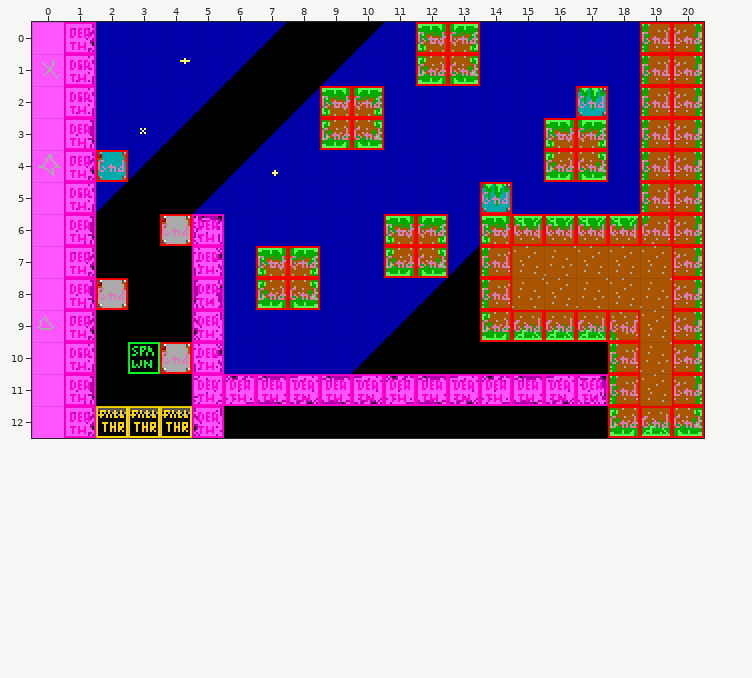
Tiled map, stored at levels/1402.tmx. The picture above was drawn from the file before the commit.
Cells are 16x16 px. Shown: x 0..20, y 0..12.
After:
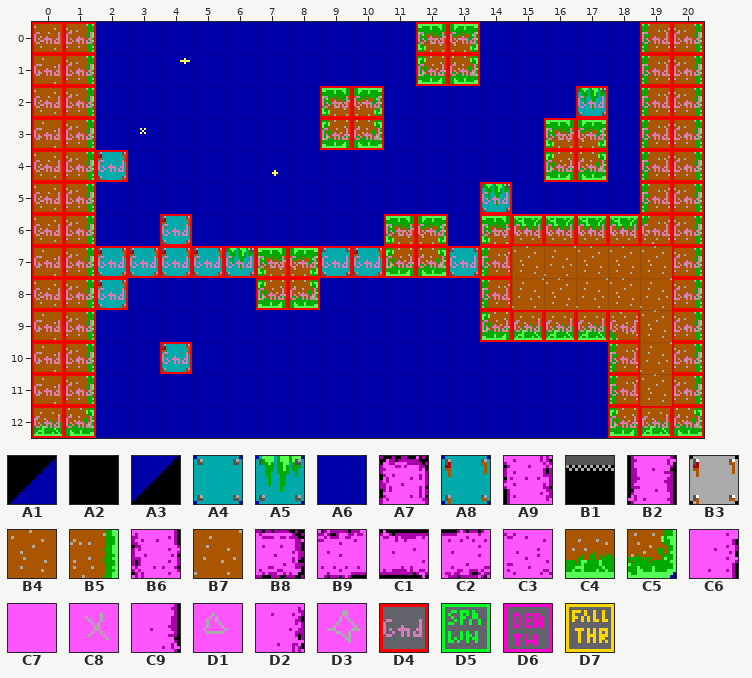
Key: from "Tileset": A1 15, A2 17, A3 35, A4 40, A5 41, A6 44, A7 54, A8 60, A9 74, B1 77, B2 94, B3 99, B4 102, B5 103, B6 114, B7 122, B8 135, B9 153, C1 154, C2 155, C3 174, C4 182, C5 183, C6 194, C7 197, C8 198, C9 214, D1 219, D2 234, D3 239; from "obj_layer": D4 1, D5 2, D6 3, D7 4.
__ is an empty cell.
Change:
Layer "bg":
The author changed tile A3 to tile A4 in row 7 at x 13.
The author changed tile A6 to tile A4 in row 7 at x 9.
The author changed tile A6 to tile A5 in row 7 at x 6.
The author changed tile A1 to tile A6 in row 0 at x 10; in row 1 at x 9; in row 2 at x 8; in row 3 at x 7; in row 4 at x 6; in row 5 at x 5.
The author changed tile A2 to tile A6 in row 0 at x 8 to 9; in row 1 at x 7 to 8; in row 2 at x 6 to 7; in row 3 at x 5 to 6; in row 4 at x 4 to 5; in row 5 at x 3 to 4.
The author changed tile A2 to tile A6 in row 6 at x 2 to 3; in row 8 at x 3 to 4 and 13; in row 9 at x 2 to 4 and 12 to 13; in row 10 at x 2 to 3 and 11 to 17; in row 11 at x 2 to 4; in row 12 at x 6 to 17.
The author changed tile A3 to tile A6 in row 0 at x 7; in row 1 at x 6; in row 2 at x 5; in row 3 at x 4; in row 4 at x 3; in row 5 at x 2.
The author changed tile A3 to tile A6 in row 8 at x 12; in row 9 at x 11; in row 10 at x 10.
The author changed tile A7 to tile A6 in row 6 at x 5.
The author changed tile A9 to tile A6 in row 10 at x 5.
The author changed tile B1 to tile A6 in row 12 at x 2 to 4.
The author changed tile B2 to tile A6 in row 8 at x 5.
The author changed tile B6 to tile A6 in row 9 at x 5; in row 12 at x 5.
The author changed tile B8 to tile A6 in row 11 at x 17.
The author changed tile B9 to tile A6 in row 11 at x 6, 11 and 14.
The author changed tile C1 to tile A6 in row 11 at x 7, 9, 12 and 15.
The author changed tile C2 to tile A6 in row 11 at x 8, 10, 13 and 16.
The author changed tile C3 to tile A6 in row 11 at x 5.
The author changed tile A2 to tile A8 in row 7 at x 2 to 4.
The author changed tile A6 to tile A8 in row 7 at x 10.
The author changed tile A9 to tile A8 in row 7 at x 5.
The author changed tile B3 to tile A8 in row 6 at x 4; in row 8 at x 2; in row 10 at x 4.
The author changed tile C7 to tile B4 in row 0 at x 0; in row 2 at x 0; in rows 5 to 6 at x 0; in row 8 at x 0.
The author changed tile D3 to tile B4 in row 4 at x 0.
The author changed tile C6 to tile B5 in rows 1 to 2 at x 1; in row 5 at x 1; in row 10 at x 1.
The author changed tile C9 to tile B5 in row 3 at x 1; in row 6 at x 1; in row 8 at x 1; in row 11 at x 1.
The author changed tile D2 to tile B5 in row 0 at x 1; in row 4 at x 1; in row 7 at x 1; in row 9 at x 1.
The author changed tile C7 to tile B7 in row 3 at x 0; in row 7 at x 0; in rows 10 to 11 at x 0.
The author changed tile C8 to tile B7 in row 1 at x 0.
The author changed tile D1 to tile B7 in row 9 at x 0.
The author changed tile C7 to tile C4 in row 12 at x 0.
The author changed tile D2 to tile C5 in row 12 at x 1.
Layer "col":
The author changed tile D6 to tile D4 in rows 0 to 6 at x 1; in row 7 at x 1 and 5; in rows 8 to 12 at x 1.
Tile D4 now appears in rows 0 to 6 at x 0; in row 7 at x 0, 2 to 4, 6, 9 to 10 and 13; in rows 8 to 12 at x 0.
The edit erases tile D5 in row 10 at x 3.
The edit erases tile D6 in row 6 at x 5; in rows 8 to 10 at x 5; in row 11 at x 5 to 17; in row 12 at x 5.
The edit erases tile D7 in row 12 at x 2 to 4.
Pixel boxes of the changes (left, top, right, bottom) in both pictures:
changed: (32, 22, 608, 438)
